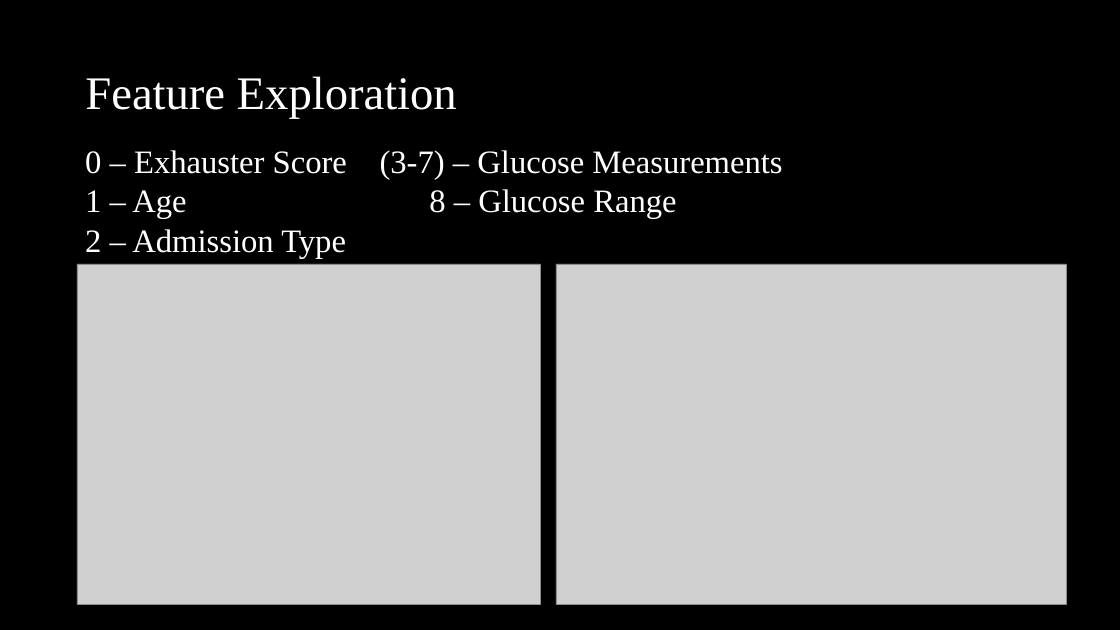
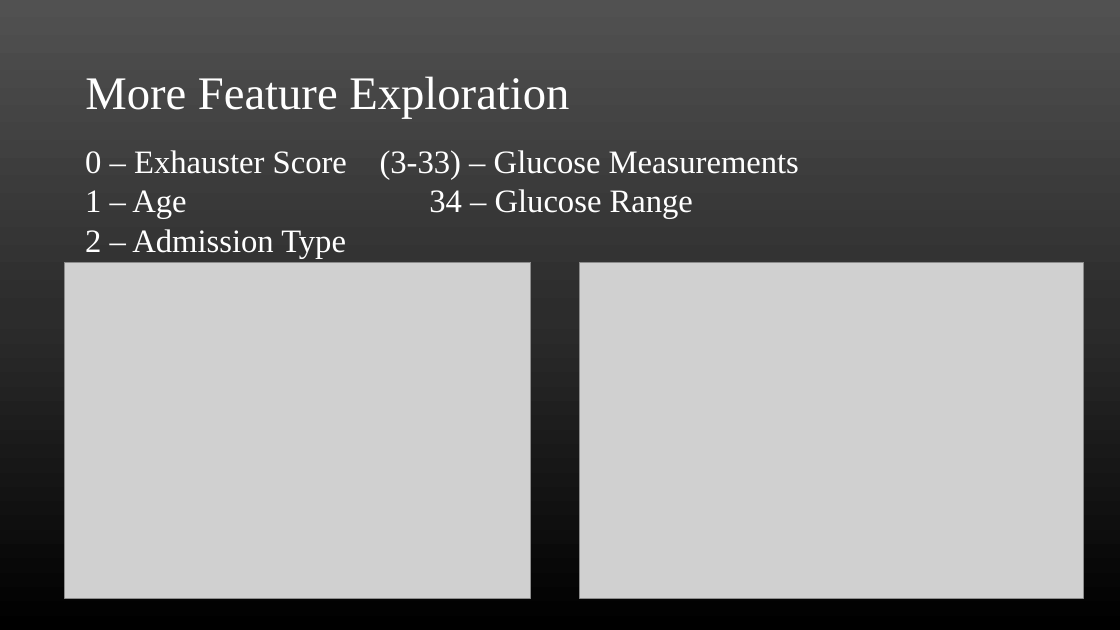
Before and after one commit to imw2/Diabetes-Diagnosis-Prediction, a slide deck: slide 8 of Presentation/FinalPresentationWittler.pptx. Drawn at 1120x630 pixels with LibreOffice and Linux fonts; fonts in the diff are those of the drawing; grey boxes stand for pictures. Boxes give left, top, right and bottom in pixels: in the first picture for what was removed or moved away, otherwise in the second. Text is boxed around its words. In the diff, an @@ line names an element or a change of style, - is before the commit and + after.

```diff
--- a/Presentation/FinalPresentationWittler.pptx
+++ b/Presentation/FinalPresentationWittler.pptx
@@ background #000000 to gradient #515151 to #2E2E2E to #000000 @@
@@ title at box(85, 76, 569, 119): text changed @@
-Feature Exploration
+More Feature Exploration
@@ text at box(85, 150, 799, 219): text changed @@
-0 – Exhauster Score (3-7) – Glucose Measurements
-1 – Age 8 – Glucose Range
+0 – Exhauster Score (3-33) – Glucose Measurements
+1 – Age 34 – Glucose Range
@@ picture: place and size @@
-picture at box(77, 264, 541, 604)
+picture at box(65, 262, 531, 598)
@@ picture: place and size @@
-picture at box(556, 264, 1067, 604)
+picture at box(580, 262, 1084, 598)
```
Also in this commit, not shown: 11 other slides changed, 1 slide added, 1 slide removed.
